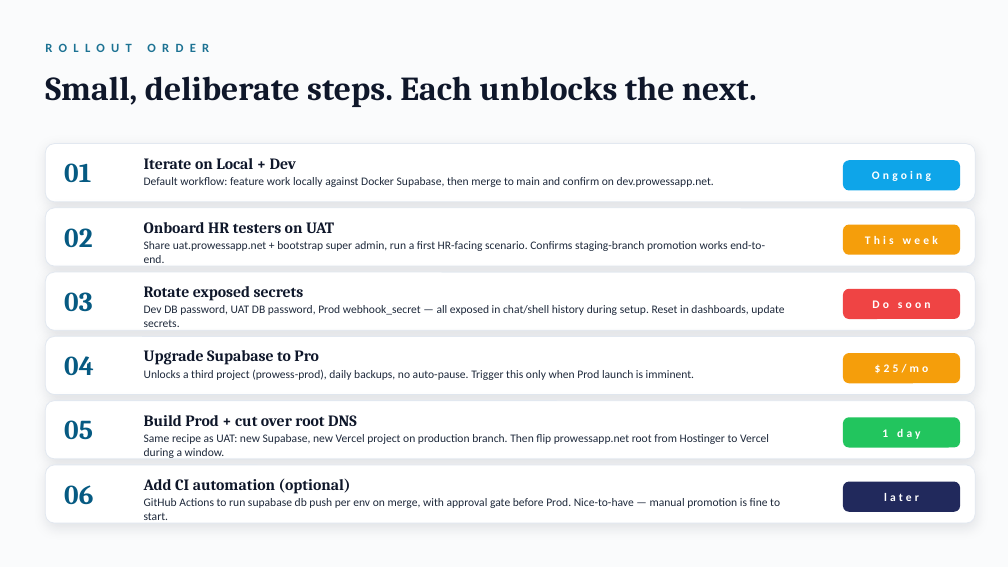
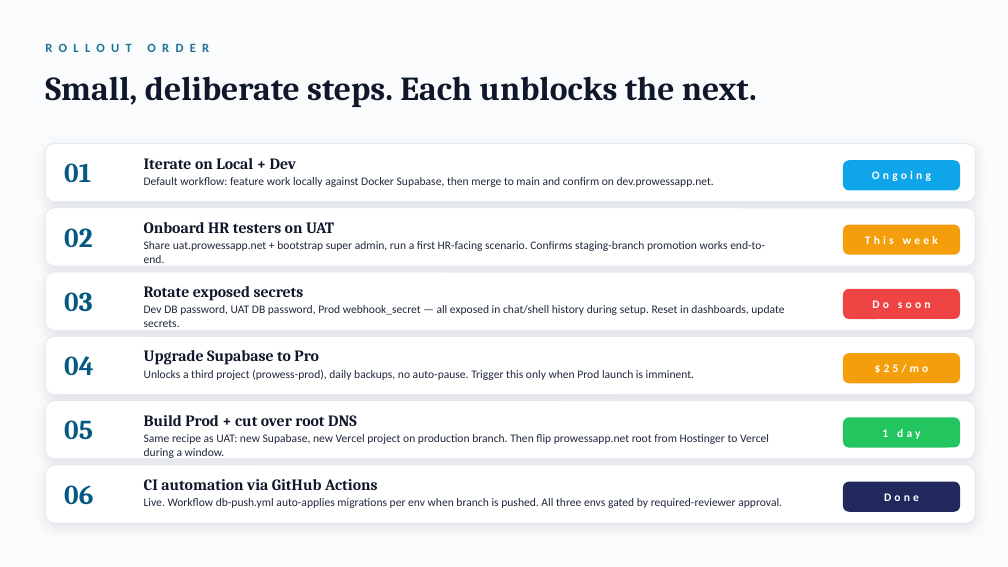
Before and after one commit to vananth89-wq/ET, a slide deck: slide 11 of docs/Prowess_Deployment_Strategy.pptx. Drawn at 1008x567 pixels with LibreOffice and Linux fonts; fonts in the diff are those of the drawing. Boxes give left, top, right and bottom in pixels: in the first picture for what was removed or moved away, otherwise in the second. Text is boxed around its words. In the diff, an @@ line names an element or a change of style, - is before the commit and + after.

Commit message:
docs: update PPT decks to reflect automated migration pipeline via GitHub Actions

```diff
--- a/docs/Prowess_Deployment_Strategy.pptx
+++ b/docs/Prowess_Deployment_Strategy.pptx
@@ text at bbox=[144, 479, 378, 490]: text changed @@
-Add CI automation (optional)
+CI automation via GitHub Actions
@@ text at bbox=[144, 498, 782, 508]: text changed @@
-GitHub Actions to run supabase db push per env on merge, with approval gate before Prod. Nice-to-have — manual promotion is fine to start.
+Live. Workflow db-push.yml auto-applies migrations per env when branch is pushed. All three envs gated by required-reviewer approval.
@@ text at bbox=[884, 493, 919, 501]: text changed @@
-later
+Done
```
Also in this commit, not shown: 2 other slides changed, 1 other file.
